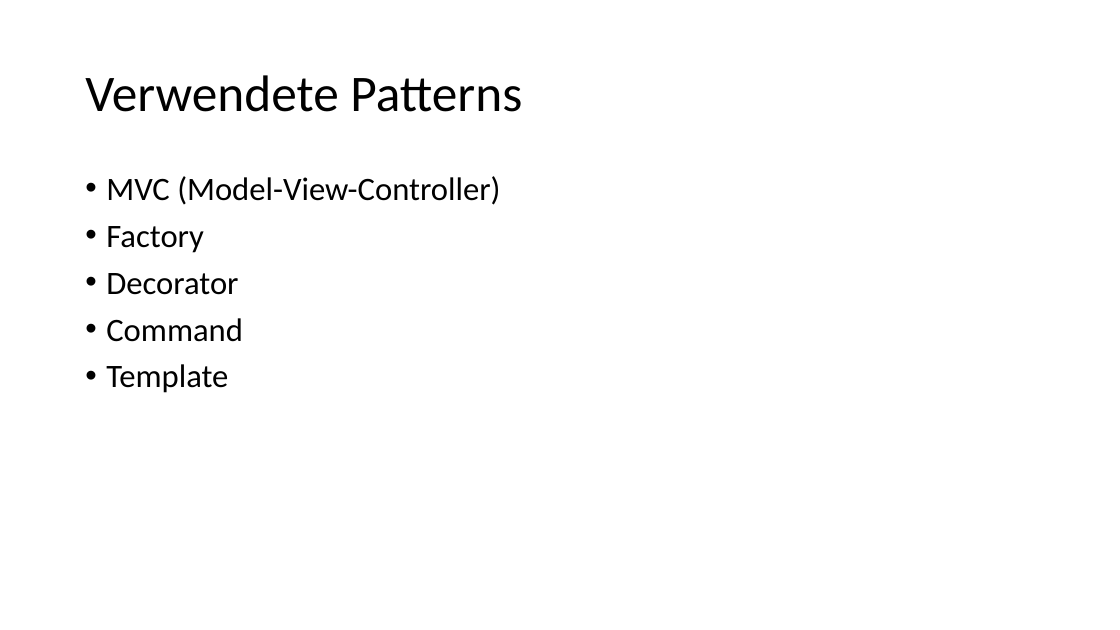
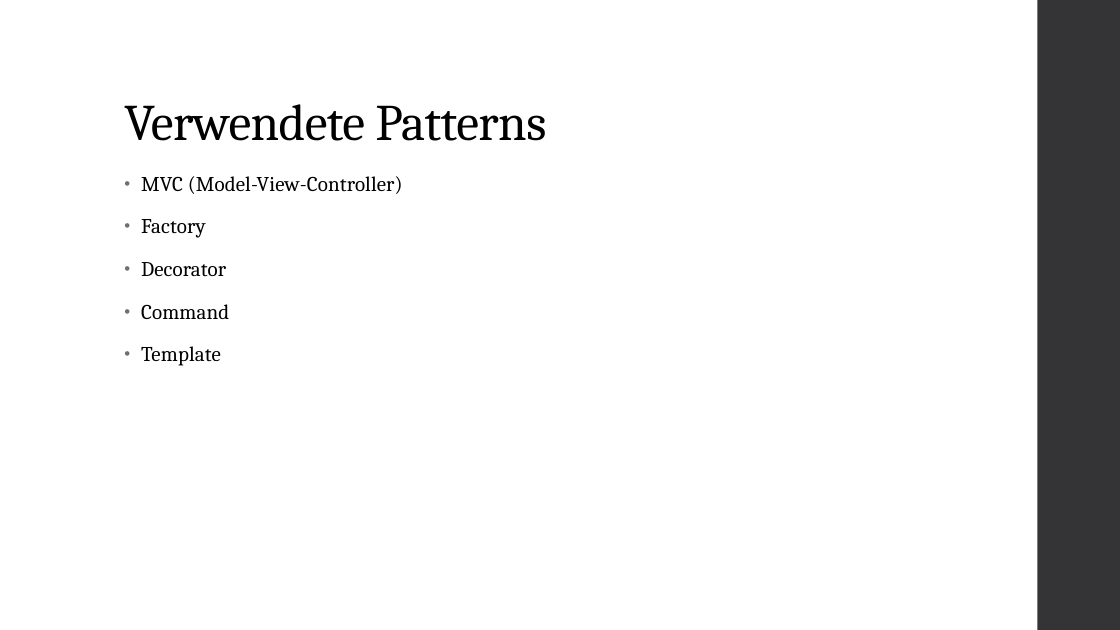
Before and after one commit to SWEHashiSG/hashi, a slide deck: slide 7 of documentation/Präsentation_Hashi_TeamSG.pptx (slide 4 before the commit). Drawn at 1120x630 pixels with LibreOffice and Linux fonts; fonts in the diff are those of the drawing. Boxes give left, top, right and bottom in pixels: in the first picture for what was removed or moved away, otherwise in the second. Text is boxed around its words. In the diff, an @@ line names an element or a change of style, - is before the commit and + after.

```diff
--- a/documentation/Präsentation_Hashi_TeamSG.pptx
+++ b/documentation/Präsentation_Hashi_TeamSG.pptx
@@ rectangle added at (x1=1038, y1=0, x2=1120, y2=630), fill #353537 @@
@@ title "Verwendete Patterns" moved from (x1=85, y1=75, x2=522, y2=112) to (x1=124, y1=104, x2=546, y2=141) @@
@@ title "Verwendete Patterns" at (x1=124, y1=104, x2=546, y2=141): font Calibri to Cambria, letter spacing 0 to -0.5 pt; vertical alignment middle to bottom @@
@@ text "MVC (Model-View-Controller)" moved from (x1=106, y1=176, x2=500, y2=393) to (x1=141, y1=176, x2=403, y2=366) @@
@@ text "MVC (Model-View-Controller)" at (x1=141, y1=176, x2=403, y2=366): size 28 to 18 pt, font Calibri to Cambria, letter spacing 0 to 0.1 pt; indent changed; line spacing 0.9 to 0.95; more space between paragraphs @@
```
Also in this commit, not shown: 9 other slides changed, 3 slides added, 1 slide removed.
